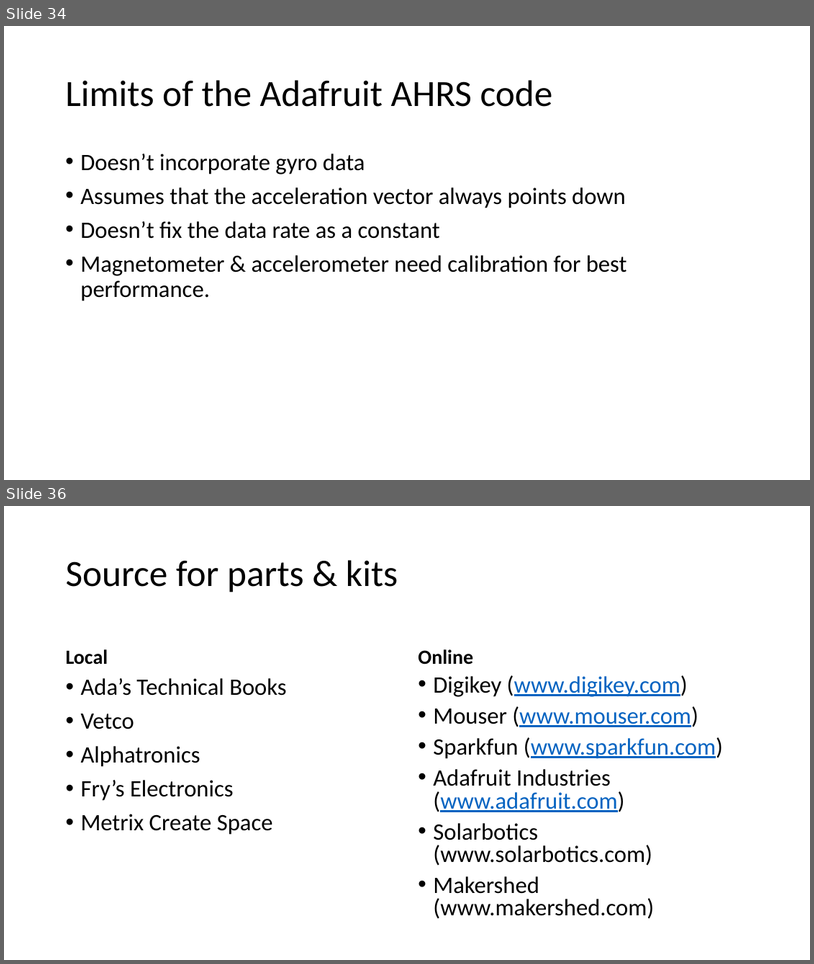
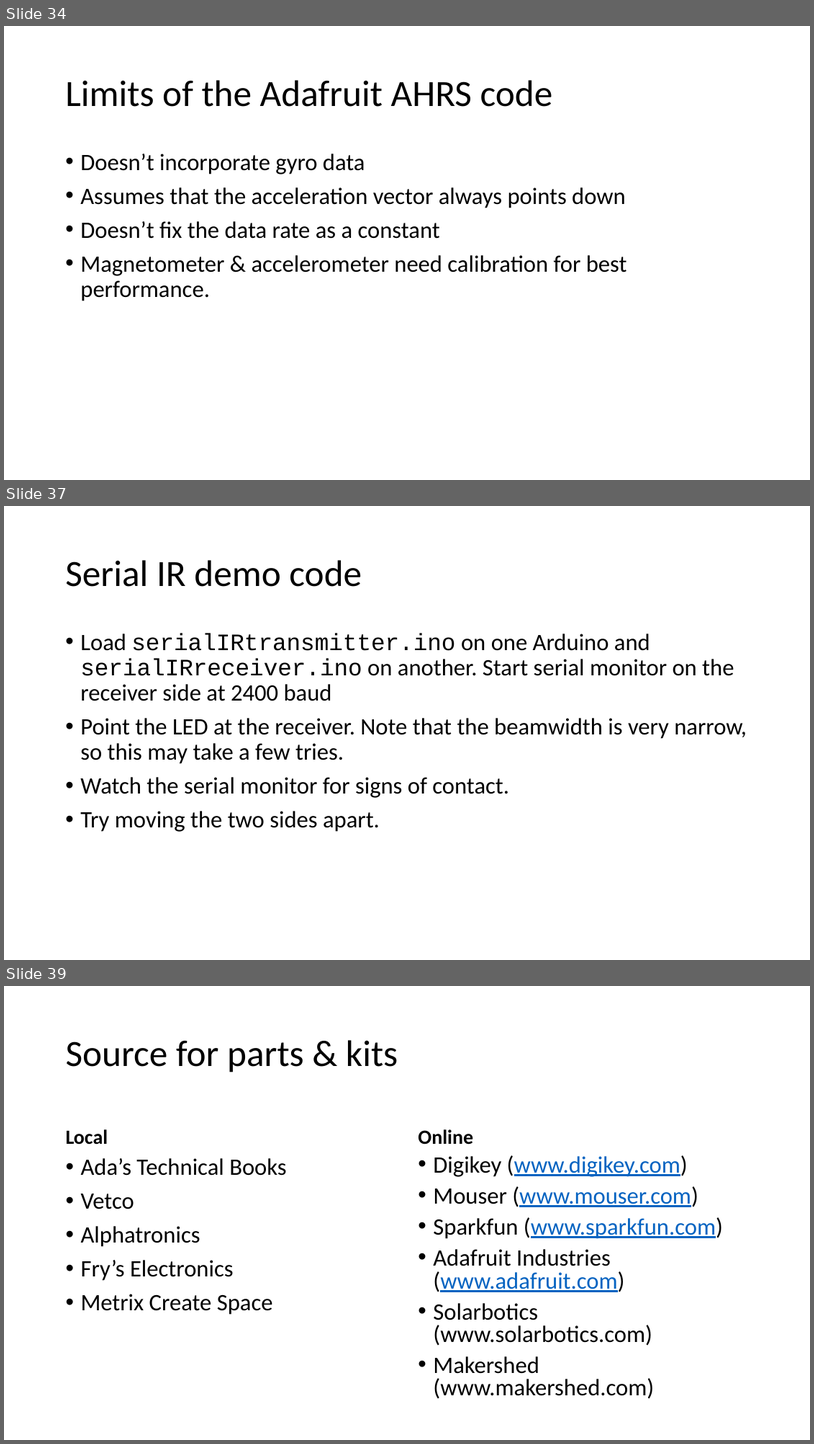
Before and after one commit to logos-electromechanical/SensorWorkshop, a slide deck: presentation/Mobile Sensors Workshop, Part 2.pptx. Shown one above the other, each under a label of ours: slides 34 and 36 before the commit, slides 34, 37 and 39 after it; the slides between them are not shown. The pictures are 814x964 and 814x1444 pixels, drawn with LibreOffice and Linux fonts; fonts in the diff are those of the drawing. Boxes give left, top, right and bottom in pixels: in the first picture for what was removed or moved away, otherwise in the second. Text is boxed around its words. In the diff, an @@ line names an element or a change of style, - is before the commit and + after.

Commit message:
Added serial IR comms stuff

```diff
--- a/presentation/Mobile Sensors Workshop, Part 2.pptx
+++ b/presentation/Mobile Sensors Workshop, Part 2.pptx
@@ slide 37 added at (4, 506, 810, 960), background #FFFFFF @@
@@ title added at (65, 560, 362, 587), 44 pt, text #000000 @@
+Serial IR demo code
@@ text added at (80, 633, 747, 831), 28 pt, text #000000 @@
+• Load serialIRtransmitter.ino on one Arduino and serialIRreceiver.ino on another. Start serial monitor on the receiver side at 2400 baud
+• Point the LED at the receiver. Note that the beamwidth is very narrow, so this may take a few tries.
+• Watch the serial monitor for signs of contact.
+• Try moving the two sides apart.
@@ what was slide 36 is now slide 39 @@
```
Also in this commit, not shown: 1 slide changed, 2 other slides added, 2 other files.
